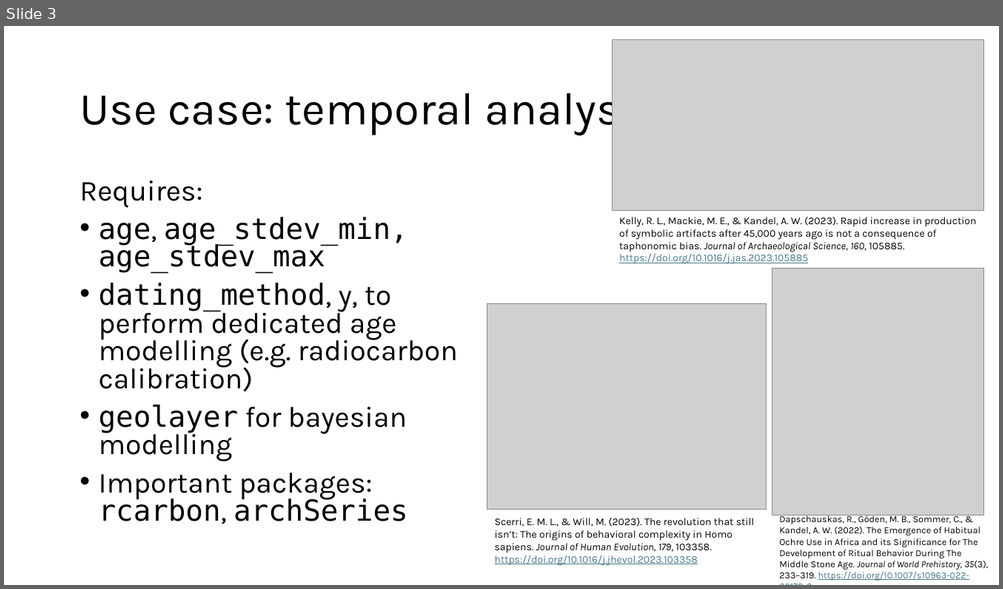
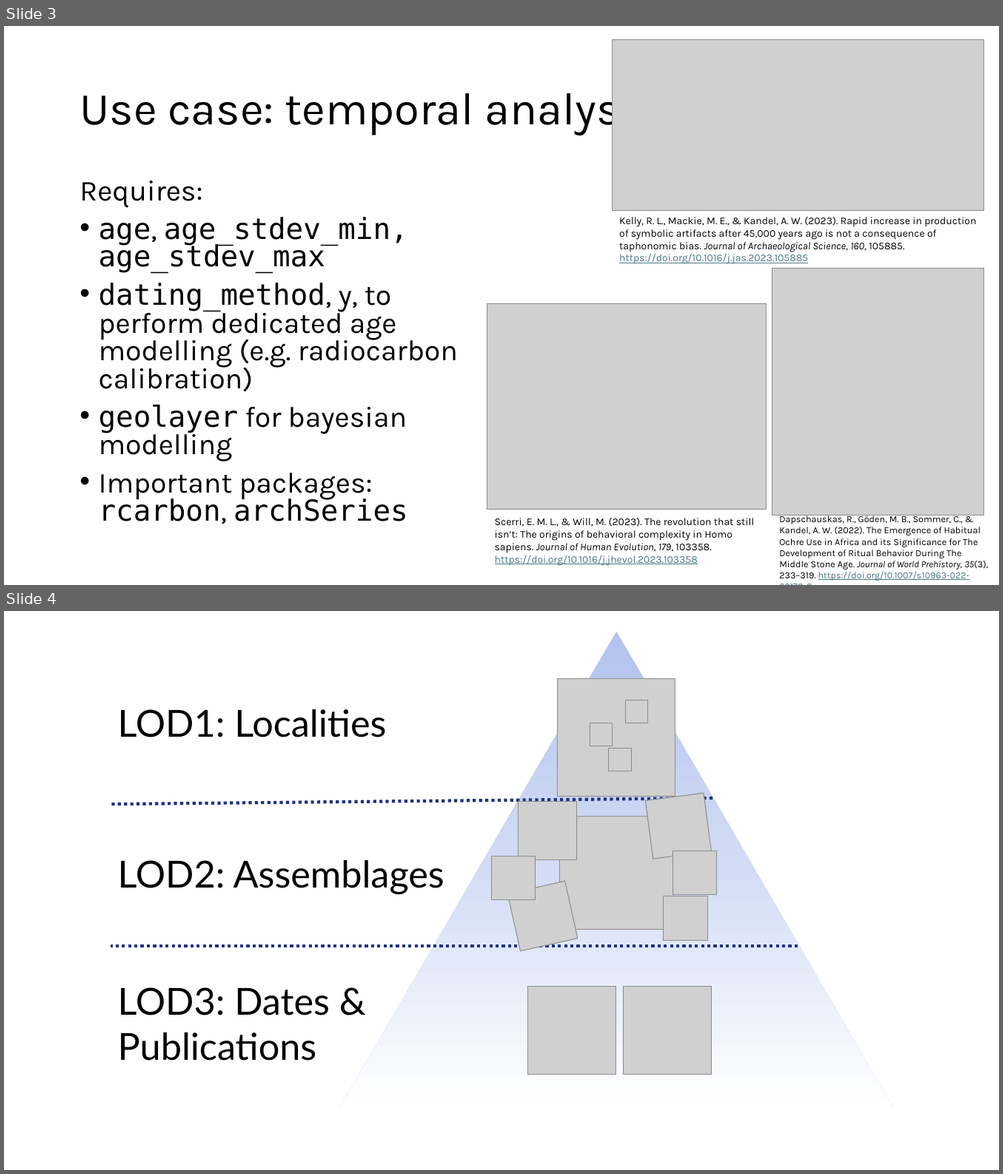
Before and after one commit to sommergeo/roadDB, a slide deck: docs/2024-12-02_Background.pptx. Shown one above the other, each under a label of ours: slide 3 before the commit, slides 3 and 4 after it. The pictures are 1003x589 and 1003x1174 pixels, drawn with LibreOffice and Linux fonts; fonts in the diff are those of the drawing; grey boxes stand for pictures; background and template pictures are left out. Boxes give left, top, right and bottom in pixels: in the first picture for what was removed or moved away, otherwise in the second. Text is boxed around its words. In the diff, an @@ line names an element or a change of style, - is before the commit and + after.

```diff
--- a/docs/2024-12-02_Background.pptx
+++ b/docs/2024-12-02_Background.pptx
@@ slide 4 added at [4,611,999,1170], background #FFFFFF @@
@@ triangle added at [341,631,893,1107], fill gradient #B3C3ED to #D2DCF5 to #FFFFFF @@
@@ text added at [118,709,386,738], 36 pt, text #000000 @@
+LOD1: Localities
@@ group added at [557,679,674,796]: 4 pictures @@
@@ line added from (713, 798) to (111, 804), #1E3283 3 pt dashed @@
@@ picture added at [518,801,577,860] @@
@@ picture added at [645,793,711,860] @@
@@ picture added at [560,816,673,930] @@
@@ picture added at [672,851,717,895] @@
@@ text added at [118,860,444,894], 36 pt, text #000000 @@
+LOD2: Assemblages
@@ picture added at [491,857,535,900] @@
@@ picture added at [507,881,578,951] @@
@@ picture added at [663,897,708,941] @@
@@ line added from (798, 947) to (111, 947), #1E3283 3 pt dashed @@
@@ text added at [118,988,330,1061], 36 pt, text #000000 @@
+LOD3: Dates &
+Publications
@@ picture added at [528,986,616,1074] @@
@@ picture added at [623,986,711,1074] @@
```
Also in this commit, not shown: 1 slide removed, 6 other files.
